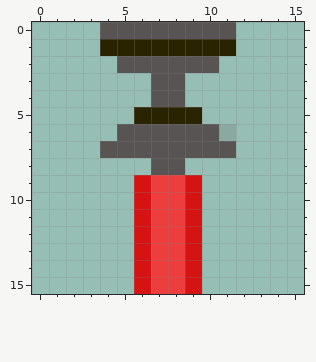
Pixel-art sprite: gfx/laser_cannon.png. That is the earlier state.
The file is 16x16 pixels.
After the commit:
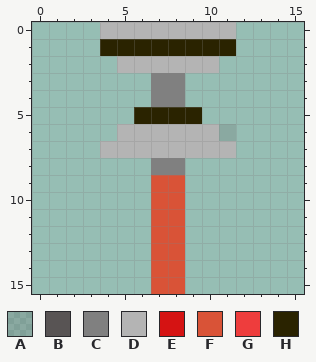
Palette (. is transparent): A #58545432  B #585454  C #808080  D #b4b4b4  E #d51313  F #d95337  G #ee3d3d  H #2a2300
Diff:
Changed rows in their new state; - is an unchanged pixel.
first column x 4:
 0 DDDDDDDD
 2 -DDDDDD-
 3 ---CC---
 4 ---CC---
 6 -DDDDDD-
 7 DDDDDDDD
 8 ---CC---
 9 --.FF.--
10 --.FF.--
11 --.FF.--
12 --.FF.--
13 --.FF.--
14 --.FF.--
15 --.FF.--
Pixel boxes of the changes (left, top, right, bottom) in both pictures:
changed: (100, 22, 236, 294)
